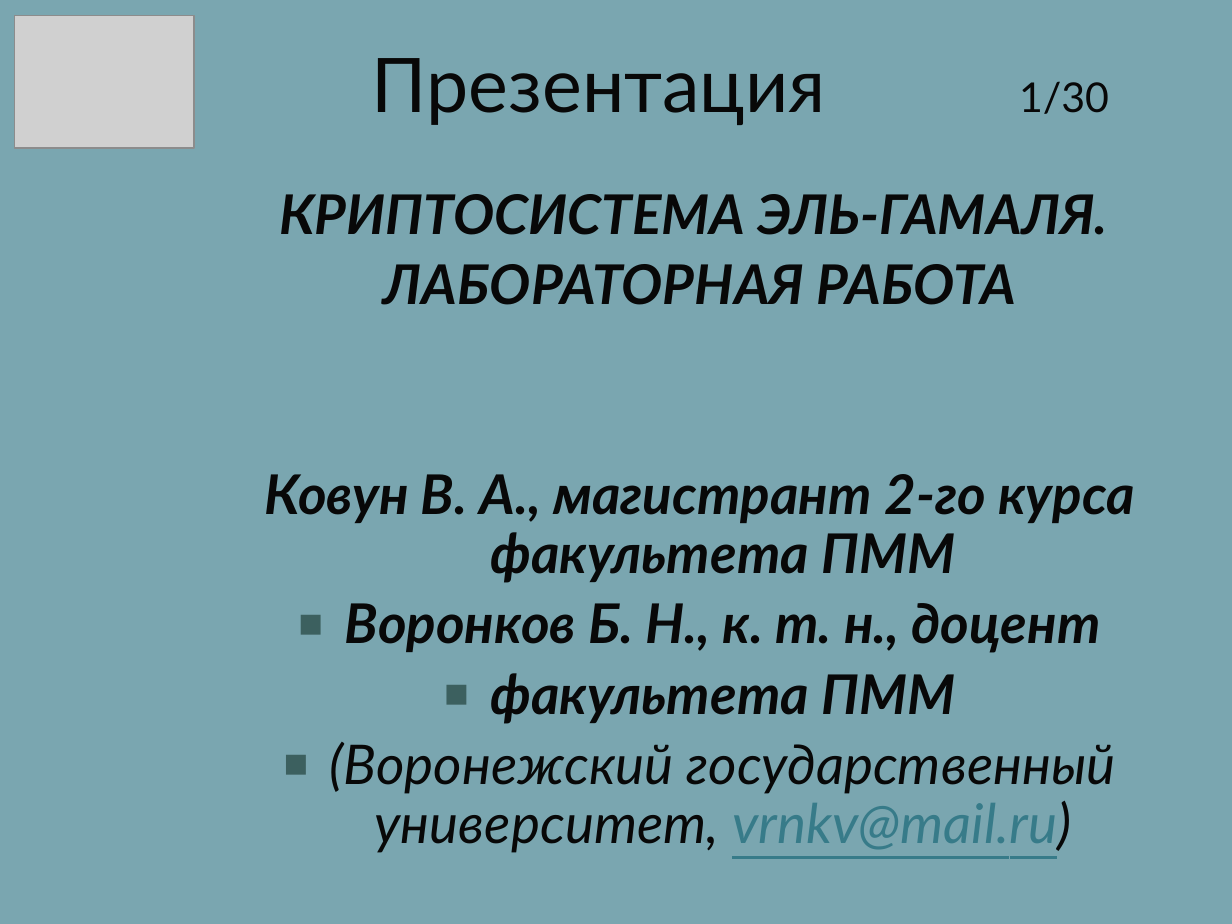
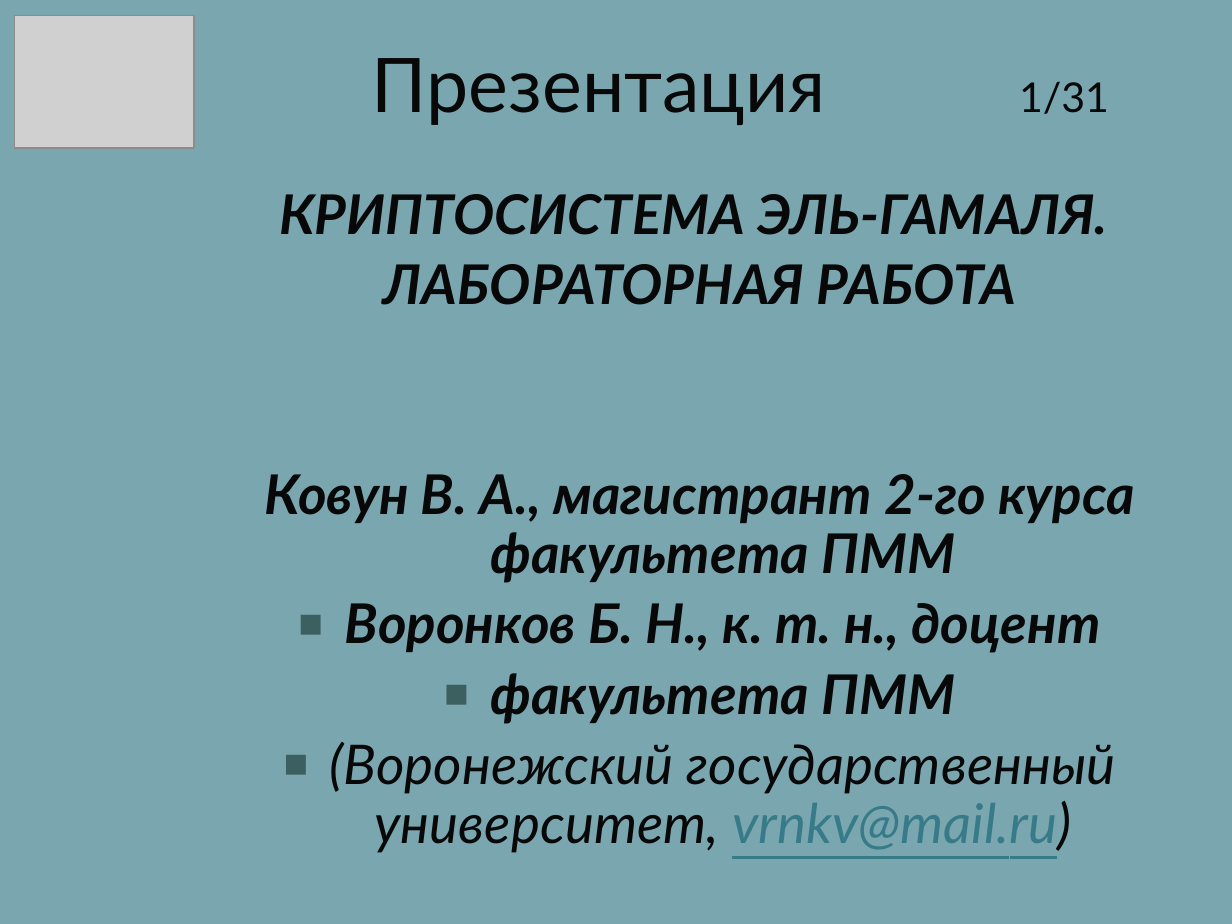
Before and after one commit to sidav/Master_dissertation, a slide deck: slide 1 of Kovun_for_masters_degree.pptx. Drawn at 1232x924 pixels with LibreOffice and Linux fonts; fonts in the diff are those of the drawing; grey boxes stand for pictures; background and template pictures are left out. Boxes give left, top, right and bottom in pixels: in the first picture for what was removed or moved away, otherwise in the second. Text is boxed around its words. In the diff, an @@ line names an element or a change of style, - is before the commit and + after.

```diff
--- a/Kovun_for_masters_degree.pptx
+++ b/Kovun_for_masters_degree.pptx
@@ title at (372, 58, 1109, 125): text changed @@
-Презентация 1/30
+Презентация 1/31
```
Also in this commit, not shown: 3 other slides changed, 23 slides added, 22 slides removed, 5 other files.
